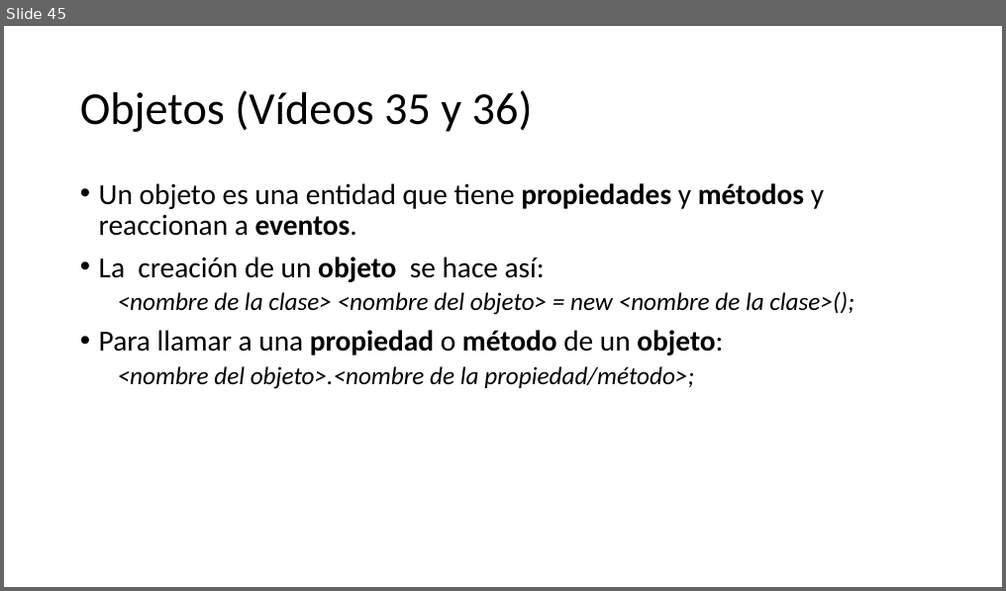
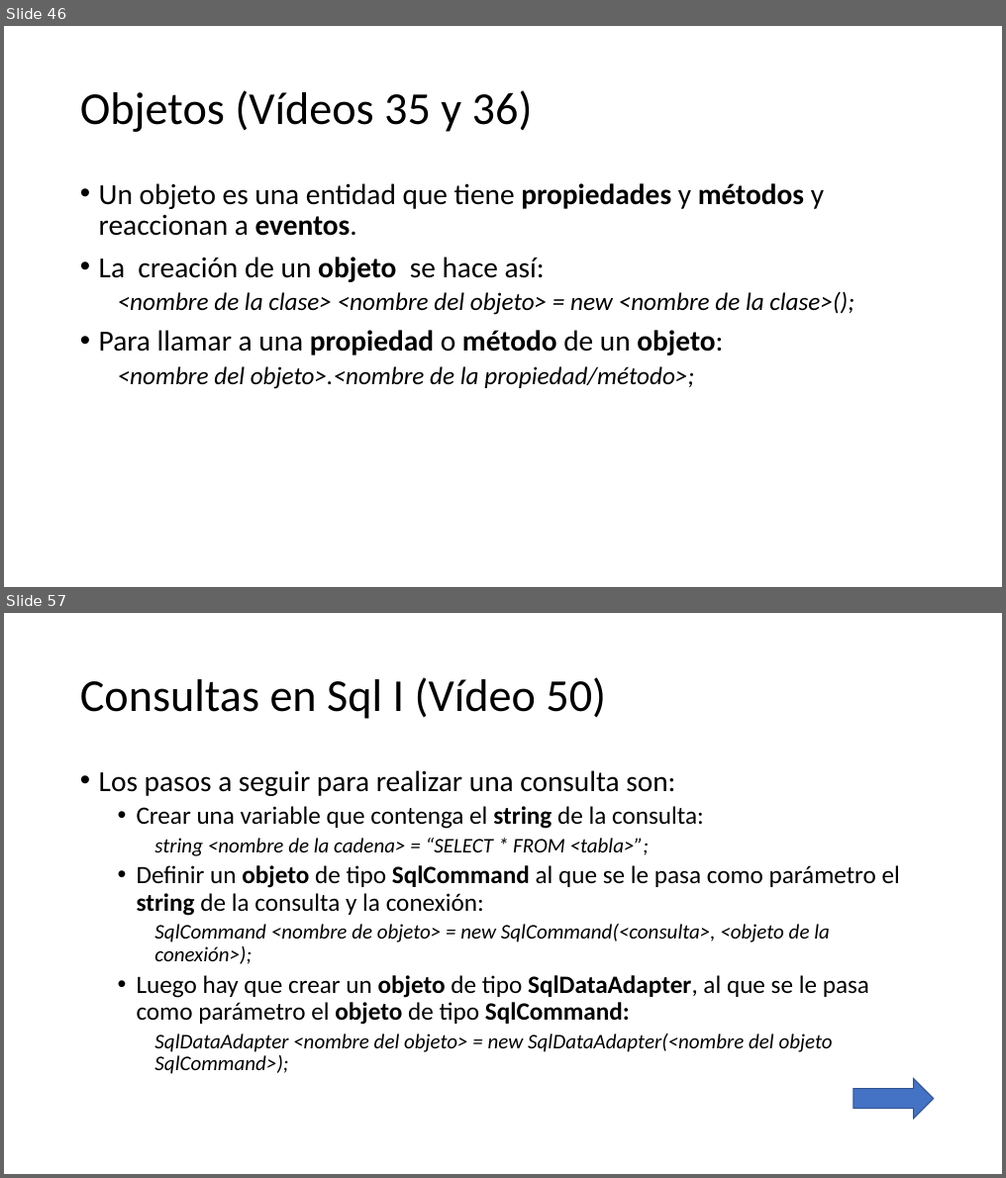
Before and after one commit to Worome/Recetatic, a slide deck: Recetatic/Visual C#.pptx. Shown one above the other, each under a label of ours: slide 45 before the commit, slides 46 and 57 after it; the slides between them are not shown. The pictures are 1006x591 and 1006x1178 pixels, drawn with LibreOffice and Linux fonts; fonts in the diff are those of the drawing. Boxes give left, top, right and bottom in pixels: in the first picture for what was removed or moved away, otherwise in the second. Text is boxed around its words. In the diff, an @@ line names an element or a change of style, - is before the commit and + after.

```diff
--- a/Recetatic/Visual C#.pptx
+++ b/Recetatic/Visual C#.pptx
@@ slide 57 added at bbox=[4, 613, 1002, 1174], background #FFFFFF @@
@@ title added at bbox=[80, 677, 606, 719], 44 pt, text #000000 @@
+Consultas en Sql I (Vídeo 50)
@@ text added at bbox=[99, 770, 900, 1074], 24 pt, text #000000 @@
+• Los pasos a seguir para realizar una consulta son:
+  • Crear una variable que contenga el string de la consulta:
+    string <nombre de la cadena> = “SELECT * FROM <tabla>”;
+  • Definir un objeto de tipo SqlCommand al que se le pasa como parámetro el string de la consulta y la conexión:
+    SqlCommand <nombre de objeto> = new SqlCommand(<consulta>, <objeto de la conexión>);
+  • Luego hay que crear un objeto de tipo SqlDataAdapter, al que se le pasa como parámetro el objeto de tipo SqlCommand:
+    SqlDataAdapter <nombre del objeto> = new SqlDataAdapter(<nombre del objeto SqlCommand>);
@@ right arrow added at bbox=[853, 1079, 934, 1119], fill #4472C4, outline #325491 1 pt @@
@@ what was slide 45 is now slide 46 @@
```
Also in this commit, not shown: 1 slide changed, 15 other slides added.
